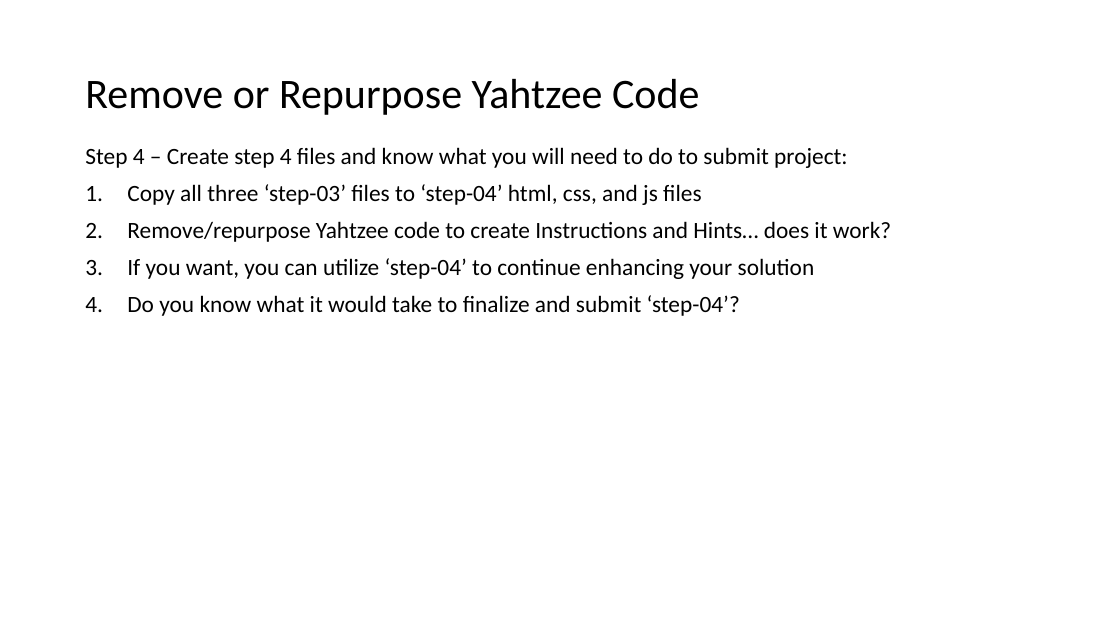
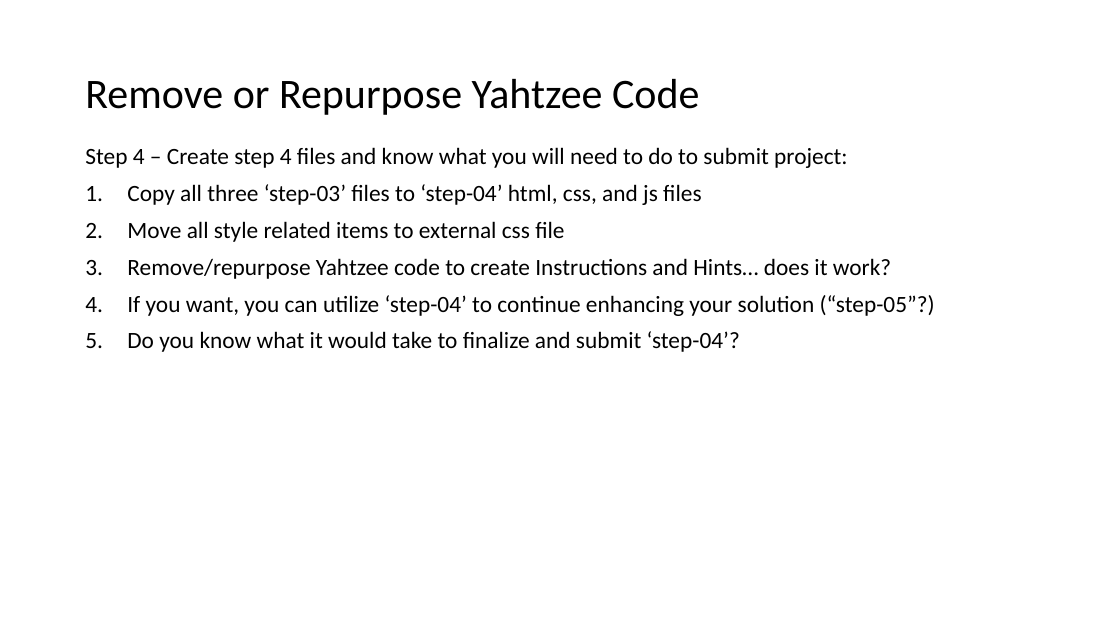
Before and after one commit to EricJPogue/www-epogue-info, a slide deck: slide 10 of CPSC-24700/Presentations/session-22.pptx (slide 9 before the commit). Drawn at 1120x630 pixels with LibreOffice and Linux fonts; fonts in the diff are those of the drawing; background and template pictures are left out. Boxes give left, top, right and bottom in pixels: in the first picture for what was removed or moved away, otherwise in the second. Text is boxed around its words. In the diff, an @@ line names an element or a change of style, - is before the commit and + after.

```diff
--- a/CPSC-24700/Presentations/session-22.pptx
+++ b/CPSC-24700/Presentations/session-22.pptx
@@ text at (127,221,564,242): paragraph added @@
+2. Move all style related items to external css file
@@ text at (127,295,935,316): text changed @@
-3. If you want, you can utilize ‘step-04’ to continue enhancing your solution
+4. If you want, you can utilize ‘step-04’ to continue enhancing your solution (“step-05”?)
```
Also in this commit, not shown: 5 other slides changed, 1 slide added, 4 other files.
